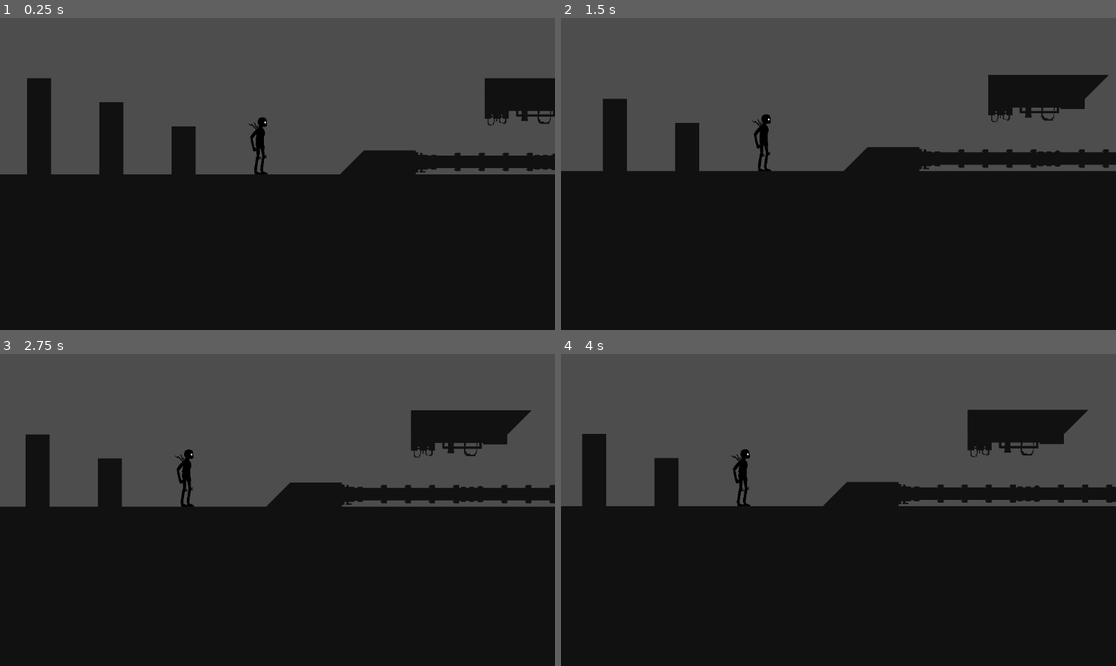
Above: before the commit, frames 1-4 (two rows, left to right).
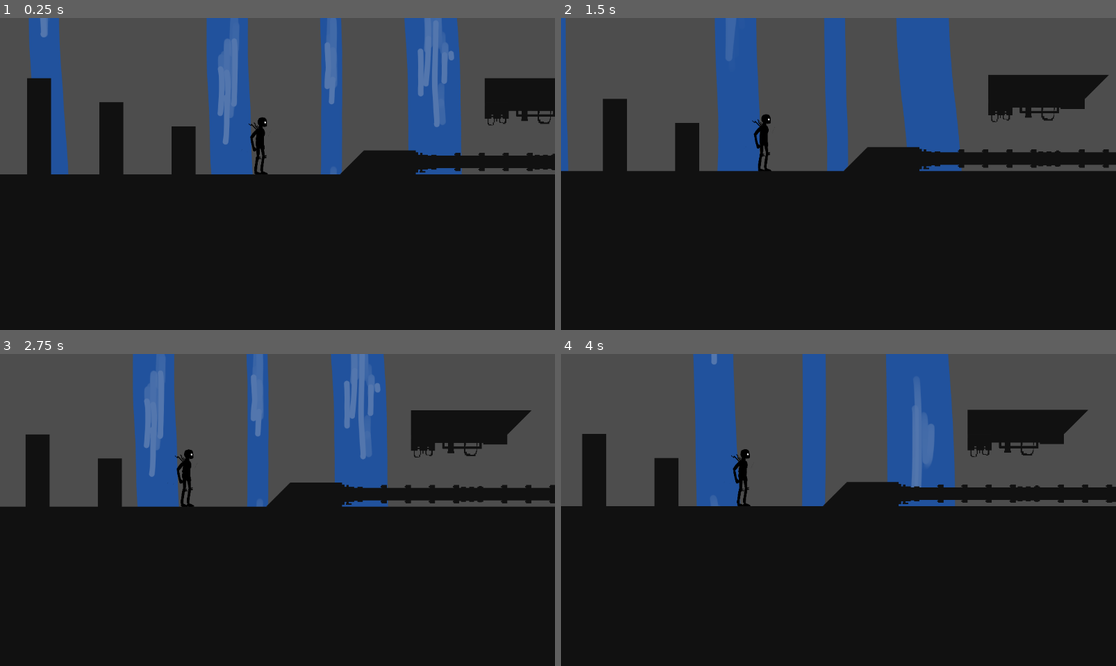
Above: after the commit, the same moments.

Repository: Kunut0/GameJam23_05
Game: Godot game, scene res://Szene/frederick_test_scene.tscn
Two runs of this game, one before a commit and one after it. Both use one fixed random seed, a clock stepped at 60 frames per second and the inputs below. This scene is started directly instead of the project's main scene. The engine's default icon, where the game draws it, is replaced by a stand-in: a white triangle on a blue panel in a dark square.
Inputs:
- Up to frame 1 (0.25 s): no input
- Up to frame 2 (1.5 s): hold Right (ui_right) from 0.53 s (still down); tap Space (ui_select) at 0.77 s
- Up to frame 3 (2.75 s): tap Space (ui_select) at 1.52 s; release Right (ui_right) at 2.03 s; hold Left (ui_left) from 2.03 s (still down)
- Up to frame 4 (4 s): release Left (ui_left) at 2.78 s; hold Right (ui_right) from 2.78 s (still down); tap Space (ui_select) at 3.02, 3.77 s

The runs differ from the first frame. In frame 1, 12% of the frame differs, in the area x 5-84%, y 0-51%; in frame 2, 10%; in frame 3, 9.7%; in frame 4, 11%.

Commit message:
parallax hintergrund

Diff:
--- a/gamejamulm/Szene/frederick_test_scene.tscn
+++ b/gamejamulm/Szene/frederick_test_scene.tscn
@@ -1,10 +1,14 @@
-[gd_scene load_steps=9 format=4 uid="uid://vbvarpiq0yf1"]
+[gd_scene load_steps=14 format=4 uid="uid://vbvarpiq0yf1"]
 
 [ext_resource type="PackedScene" uid="uid://c482ab8jeb5l1" path="res://Szene/Player1.tscn" id="1_w0pvb"]
 [ext_resource type="Texture2D" uid="uid://cmwkym6x7e72m" path="res://Assets/Katharsis_base_tileset.png" id="2_bq1tl"]
 [ext_resource type="Texture2D" uid="uid://bfn8tj22orgg3" path="res://Assets/tilemap_decoration.png" id="3_pp0du"]
 [ext_resource type="PackedScene" uid="uid://ds3rxghfvnbm4" path="res://Szene/shadow_respawn_point.tscn" id="4_47rsi"]
 [ext_resource type="PackedScene" uid="uid://bucvbe5gj7e0l" path="res://Szene/AnxietyShadow.tscn" id="5_jmhg7"]
+[ext_resource type="Texture2D" uid="uid://13umutuei6fv" path="res://Assets/background/background_water_1.png" id="6_j2vs6"]
+[ext_resource type="Texture2D" uid="uid://drpkfsvsabt22" path="res://Assets/background/background_water_2.png" id="7_r65jg"]
+[ext_resource type="Texture2D" uid="uid://c7v16wveiervi" path="res://Assets/background/background_water_3.png" id="8_bfp6s"]
+[ext_resource type="Texture2D" uid="uid://c6jyiuf2eo0r8" path="res://Assets/background/background_water_4.png" id="9_3kewj"]
 
 [sub_resource type="TileSetAtlasSource" id="TileSetAtlasSource_ixq41"]
 texture = ExtResource("2_bq1tl")
@@ -114,6 +118,26 @@
 sources/0 = SubResource("TileSetAtlasSource_ixq41")
 sources/1 = SubResource("TileSetAtlasSource_5y4jo")
 
+[sub_resource type="SpriteFrames" id="SpriteFrames_b237y"]
+animations = [{
+"frames": [{
+"duration": 1.0,
+"texture": ExtResource("6_j2vs6")
+}, {
+"duration": 1.0,
+"texture": ExtResource("7_r65jg")
+}, {
+"duration": 1.0,
+"texture": ExtResource("8_bfp6s")
+}, {
+"duration": 1.0,
+"texture": ExtResource("9_3kewj")
+}],
+"loop": true,
+"name": &"default",
+"speed": 5.0
+}]
+
 [node name="frederick_test_scene" type="Node2D"]
 
 [node name="CharacterBody2D" parent="." instance=ExtResource("1_w0pvb")]
@@ -130,5 +154,13 @@
 position = Vector2(1039, 176)
 
 [node name="ParallaxBackground" type="ParallaxBackground" parent="."]
+scroll_limit_begin = Vector2(-2000, 0)
+scroll_limit_end = Vector2(4000, 0)
 
 [node name="ParallaxLayer" type="ParallaxLayer" parent="ParallaxBackground"]
+motion_mirroring = Vector2(1700, 0)
+
+[node name="AnimatedSprite2D" type="AnimatedSprite2D" parent="ParallaxBackground/ParallaxLayer"]
+sprite_frames = SubResource("SpriteFrames_b237y")
+autoplay = "default"
+frame_progress = 0.0681746
Binary file added: gamejamulm/Assets/background/background_water_1.png
Not shown, added: gamejamulm/Assets/background/background_water_1.png.import
Binary file added: gamejamulm/Assets/background/background_water_2.png
Not shown, added: gamejamulm/Assets/background/background_water_2.png.import
Binary file added: gamejamulm/Assets/background/background_water_3.png
Not shown, added: gamejamulm/Assets/background/background_water_3.png.import
Binary file added: gamejamulm/Assets/background/background_water_4.png
Not shown, added: gamejamulm/Assets/background/background_water_4.png.import
